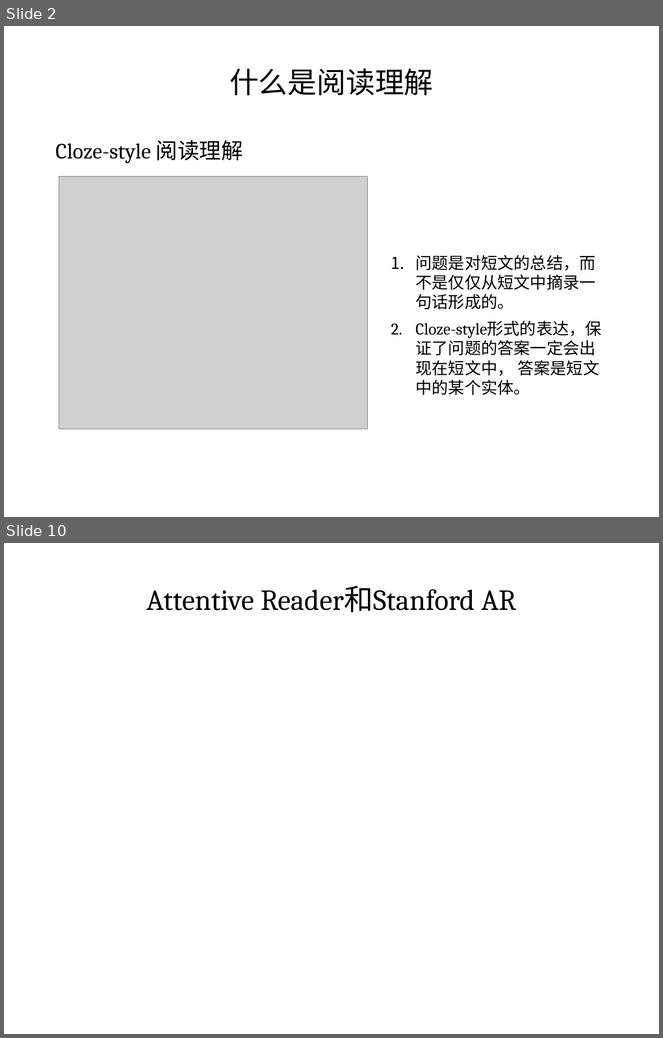
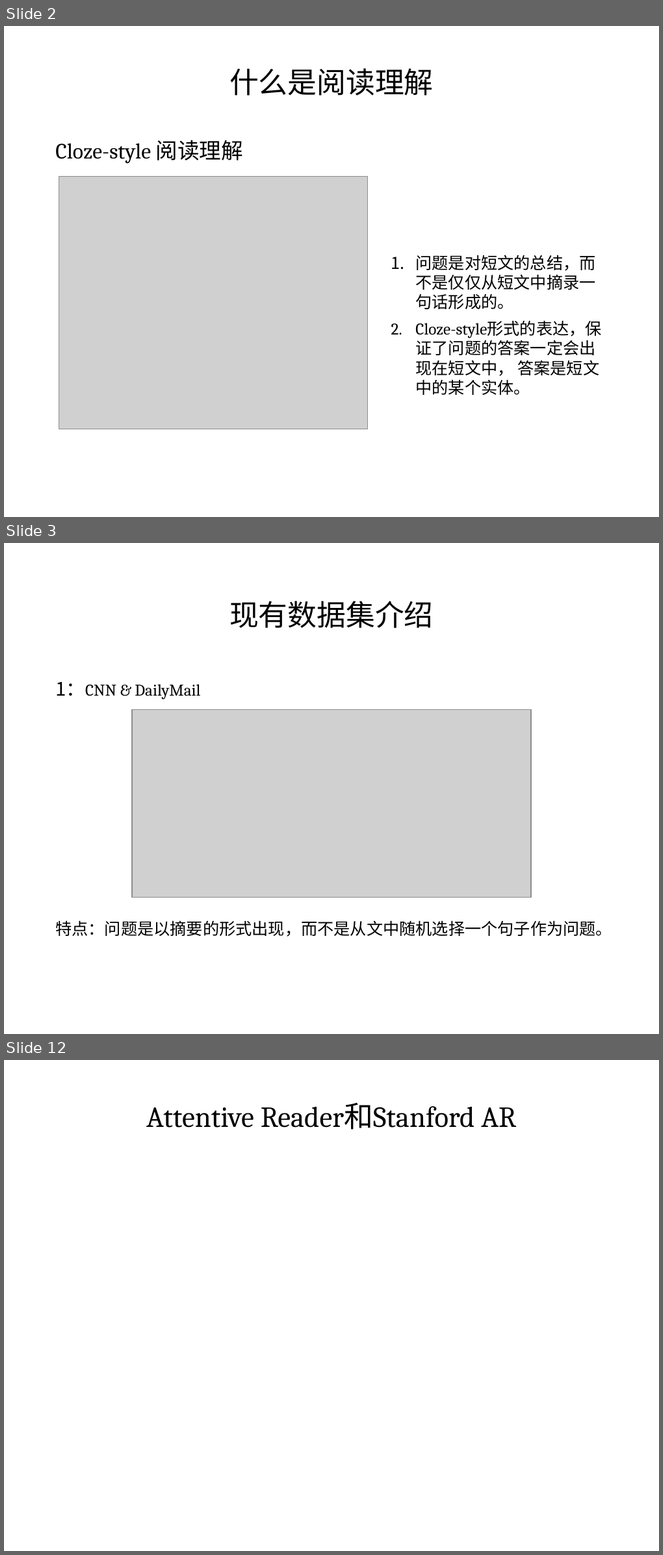
Before and after one commit to coddinglxf/readcomprehension, a slide deck: Reading Comprehensive.pptx. Shown one above the other, each under a label of ours: slides 2 and 10 before the commit, slides 2, 3 and 12 after it; the slides between them are not shown. The pictures are 663x1038 and 663x1555 pixels, drawn with LibreOffice and Linux fonts; fonts in the diff are those of the drawing; grey boxes stand for pictures. Boxes give left, top, right and bottom in pixels: in the first picture for what was removed or moved away, otherwise in the second. Text is boxed around its words. In the diff, an @@ line names an element or a change of style, - is before the commit and + after.

```diff
--- a/Reading Comprehensive.pptx
+++ b/Reading Comprehensive.pptx
@@ slide 3 added at (x1=4, y1=543, x2=659, y2=1034), background #FFFFFF @@
@@ title added at (x1=230, y1=601, x2=434, y2=628), 32 pt, text #000000 @@
+现有数据集介绍
@@ text added at (x1=55, y1=682, x2=612, y2=937), 18 pt, text #000000 @@
+1：CNN & DailyMail
+特点：问题是以摘要的形式出现，而不是从文中随机选择一个句子作为问题。
@@ picture added at (x1=132, y1=710, x2=530, y2=898) @@
@@ what was slide 10 is now slide 12 @@
```
Also in this commit, not shown: 12 slides changed, 3 other slides added, 1 slide removed, 4 other files.
